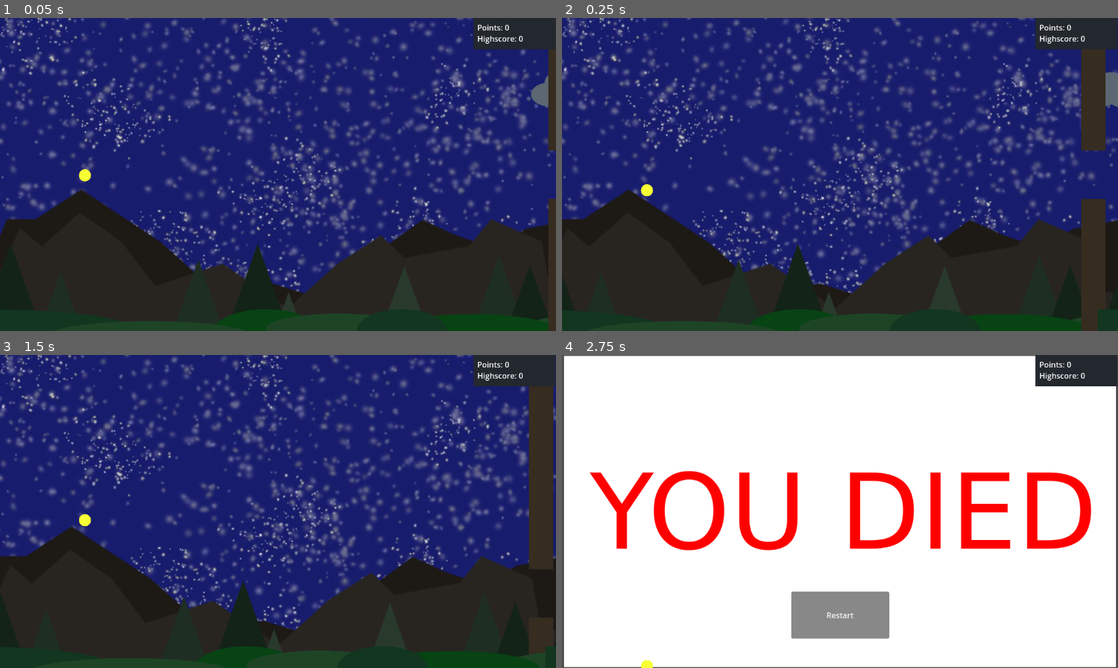
Above: before the commit, frames 1-4 (two rows, left to right).
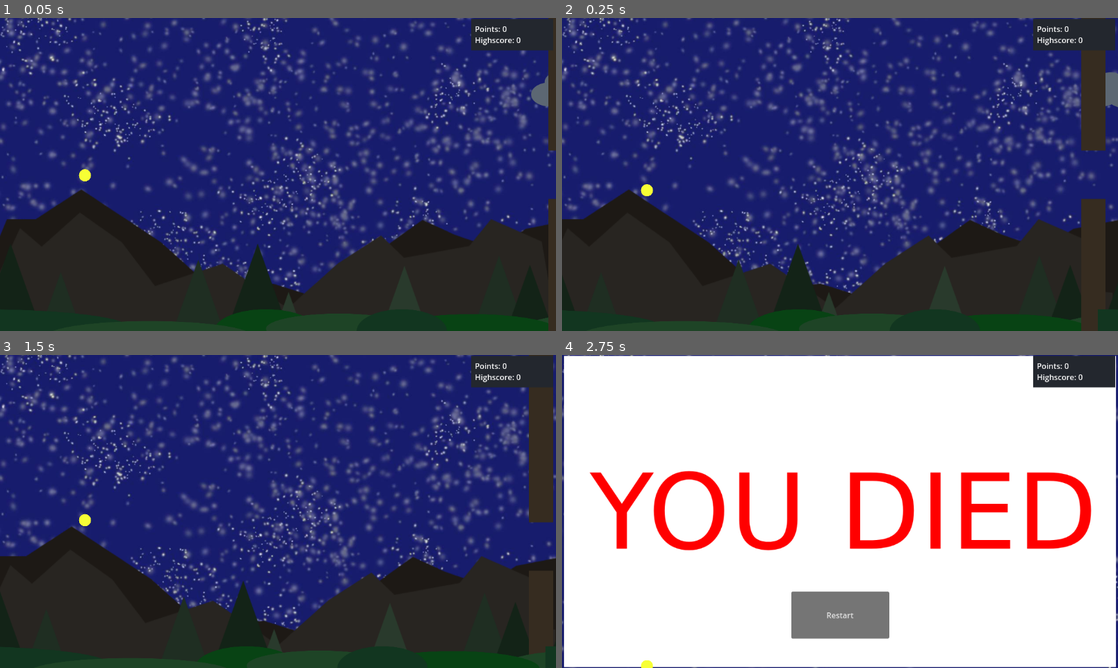
Above: after the commit, the same moments.

Repository: Tigerlilly49/CSE_165_Project
Game: Godot game, scene res://game.tscn
Two runs of this game, one before a commit and one after it. Both use one fixed random seed, a clock stepped at 60 frames per second and the inputs below.
Inputs (mouse positions are in pixels of both pictures, inside the frame that each line leads up to):
- Up to frame 1 (0.05 s): no input
- Up to frame 2 (0.25 s): no input
- Up to frame 3 (1.5 s): click (278, 614) at 0.5 s, where only the run before the commit has a clickable "Restart"; click "Restart" at 1.25 s
- Up to frame 4 (2.75 s): click (840, 614) at 2 s, where only the run before the commit has a clickable "Restart"

The runs differ from the first frame. In frame 1, 0.3% of the frame differs, in the area x 84-99%, y 0-11%; in frame 2, 0.3%; in frame 3, 1.5%; in frame 4, 1.5%, in the area x 0-100%, y 0-100%.

Commit message:
Made the project less cursed

Diff:
--- a/Moving_Textures/walls.tscn
+++ b/Moving_Textures/walls.tscn
@@ -10,16 +10,14 @@
 z_index = 4
 script = ExtResource("1_8p3r2")
 
-[node name="Lower" type="Area2D" parent="."]
+[node name="WallDetector" type="Area2D" parent="."]
 
-[node name="CollisionShape2D" type="CollisionShape2D" parent="Lower"]
-position = Vector2(0, 425)
+[node name="CollisionShape2D2" type="CollisionShape2D" parent="WallDetector"]
+position = Vector2(0, -325)
 shape = SubResource("RectangleShape2D_v48e2")
 
-[node name="Upper" type="Area2D" parent="."]
-
-[node name="CollisionShape2D" type="CollisionShape2D" parent="Upper"]
-position = Vector2(0, -325)
+[node name="CollisionShape2D" type="CollisionShape2D" parent="WallDetector"]
+position = Vector2(0, 425)
 shape = SubResource("RectangleShape2D_v48e2")
 
 [node name="Sprite2D" type="Sprite2D" parent="."]
--- a/game.gd
+++ b/game.gd
@@ -26,9 +26,6 @@
 	make_wall()
 	make_cloud()
 
-# Called every frame. 'delta' is the elapsed time since the previous frame.
-func _process(delta):
-	pass
 
 func increase_speed():
 	start_speed_walls *= 1.05
@@ -48,32 +45,32 @@
 	object._set_speed(start_speed_back)
 	object.first = st
 	object._set_speed(start_speed_back)
-	add_child(object)
+	call_deferred("add_child", object)
 
 func make_midground(st:bool):
 	var object = mid.instantiate()
 	object._set_speed(start_speed_mid)
 	object.first = st
 	object._set_speed(start_speed_mid)
-	add_child(object)
+	call_deferred("add_child", object)
 
 func make_foreground(st: bool):
 	var object = fore.instantiate()
 	object._set_speed(start_speed_fore)
 	object.first = st
 	object._set_speed(start_speed_fore)
-	add_child(object)
+	call_deferred("add_child", object)
 
 func make_cloud():
 	var object = clo.instantiate()
 	object._set_speed(start_speed_clouds)
-	add_child(object)
+	call_deferred("add_child", object)
 
 func make_wall():
 	$MakeNew.start(make_New);
 	var object = mov.instantiate()
 	object._set_speed(start_speed_walls)
-	add_child(object)
+	call_deferred("add_child", object)
 
 func _on_timer_timeout():
 	make_wall()
@@ -87,7 +84,7 @@
 			_on_death()
 
 func _on_death():
-	$level1.visible = false
+	$deathscreen.visible = true
 	is_dead = true
 	$MakeNew.stop()
 
@@ -100,7 +97,7 @@
 	start_speed_back = 150
 
 func _on_restart_pressed(): #remove deathscreen, reset bird position
-	$level1.visible = true
+	$deathscreen.visible = false
 	$FlappyBird.position = Vector2(-400,0)
 	$deathscreen/Restart.release_focus()
 	is_dead = false
@@ -109,7 +106,7 @@
 	make_midground(true)
 	make_background(true)
 	var text = "Points: " + str(points) + "\nHighscore: " + str(highscore)
-	$Points.set_text(text)
+	%Points.set_text(text)
 
 	# Replace with function body.
 
@@ -136,8 +133,8 @@
 
 func _on_point_track_area_entered(area):
 	if(area.get_parent().type == "wall"):
-		points += 0.5
+		points += 1
 		if(points > highscore):
 			highscore = points;
 		var text = "Points: " + str(points) + "\nHighscore: " + str(highscore)
-		$Points.set_text(text)
+		%Points.set_text(text)
--- a/game.tscn
+++ b/game.tscn
@@ -45,29 +45,25 @@
 radius = 6.08276
 
 [sub_resource type="RectangleShape2D" id="RectangleShape2D_4hf2m"]
-size = Vector2(30, 624)
+size = Vector2(30, 533)
 
 [node name="Game" type="Node2D"]
 position = Vector2(1, 0)
 script = ExtResource("1_xmfbh")
 
-[node name="Camera2D" type="Camera2D" parent="."]
+[node name="PointsBackground" type="Sprite2D" parent="."]
+z_index = 4096
+position = Vector2(485, -289)
+texture = ExtResource("5_cspuw")
 
-[node name="deathscreen" parent="." instance=ExtResource("4_08e6q")]
-z_index = -1
-
-[node name="Restart" type="Button" parent="deathscreen"]
-offset_left = -101.0
-offset_top = 166.0
-offset_right = 102.0
-offset_bottom = 263.0
-shortcut_feedback = false
-shortcut_in_tooltip = false
-text = "Restart"
-
-[node name="level1" parent="." instance=ExtResource("1_8dg5b")]
-z_index = -1
-position = Vector2(6, -3)
+[node name="Points" type="RichTextLabel" parent="PointsBackground"]
+unique_name_in_owner = true
+offset_left = -77.0
+offset_top = -24.0
+offset_right = 77.0
+offset_bottom = 27.0
+text = "Points: 0
+Highscore: 0"
 
 [node name="FlappyBird" type="CharacterBody2D" parent="."]
 visibility_layer = 1023
@@ -85,9 +81,27 @@
 scale = Vector2(2, 2)
 shape = SubResource("CircleShape2D_uu2mv")
 
-[node name="Sprite2D" type="Sprite2D" parent="FlappyBird"]
+[node name="BirdModel" type="Sprite2D" parent="FlappyBird"]
 scale = Vector2(0.1, 0.1)
 texture = ExtResource("3_8qyuf")
+
+[node name="Camera2D" type="Camera2D" parent="."]
+
+[node name="level1" parent="." instance=ExtResource("1_8dg5b")]
+z_index = -1
+position = Vector2(6, -3)
+
+[node name="deathscreen" parent="." instance=ExtResource("4_08e6q")]
+visible = false
+
+[node name="Restart" type="Button" parent="deathscreen"]
+offset_left = -101.0
+offset_top = 166.0
+offset_right = 102.0
+offset_bottom = 263.0
+shortcut_feedback = false
+shortcut_in_tooltip = false
+text = "Restart"
 
 [node name="MakeNew" type="Timer" parent="."]
 wait_time = 3.0
@@ -103,25 +117,11 @@
 [node name="PointTrack" type="Area2D" parent="."]
 
 [node name="CollisionShape2D" type="CollisionShape2D" parent="PointTrack"]
-position = Vector2(-467, 1)
+position = Vector2(-467, -6.5)
 shape = SubResource("RectangleShape2D_4hf2m")
 
-[node name="Sprite2D" type="Sprite2D" parent="."]
-z_index = 6
-position = Vector2(490, -291)
-texture = ExtResource("5_cspuw")
-
-[node name="Points" type="RichTextLabel" parent="."]
-z_index = 6
-offset_left = 413.0
-offset_top = -316.0
-offset_right = 567.0
-offset_bottom = -265.0
-text = "Points: 0
-Highscore: 0"
-
+[connection signal="area_entered" from="FlappyBird/crash_detector" to="." method="_on_crash_detector_area_entered"]
 [connection signal="pressed" from="deathscreen/Restart" to="." method="_on_restart_pressed"]
-[connection signal="area_entered" from="FlappyBird/crash_detector" to="." method="_on_crash_detector_area_entered"]
 [connection signal="timeout" from="MakeNew" to="." method="_on_timer_timeout"]
 [connection signal="area_entered" from="Deadzone" to="." method="_on_deadzone_area_entered"]
 [connection signal="area_exited" from="Deadzone" to="." method="_on_deadzone_area_exited"]
--- a/project.godot
+++ b/project.godot
@@ -13,7 +13,6 @@
 config/name="Project"
 run/main_scene="res://game.tscn"
 config/features=PackedStringArray("4.2", "GL Compatibility")
-config/icon="res://icon.svg"
 
 [display]
 
